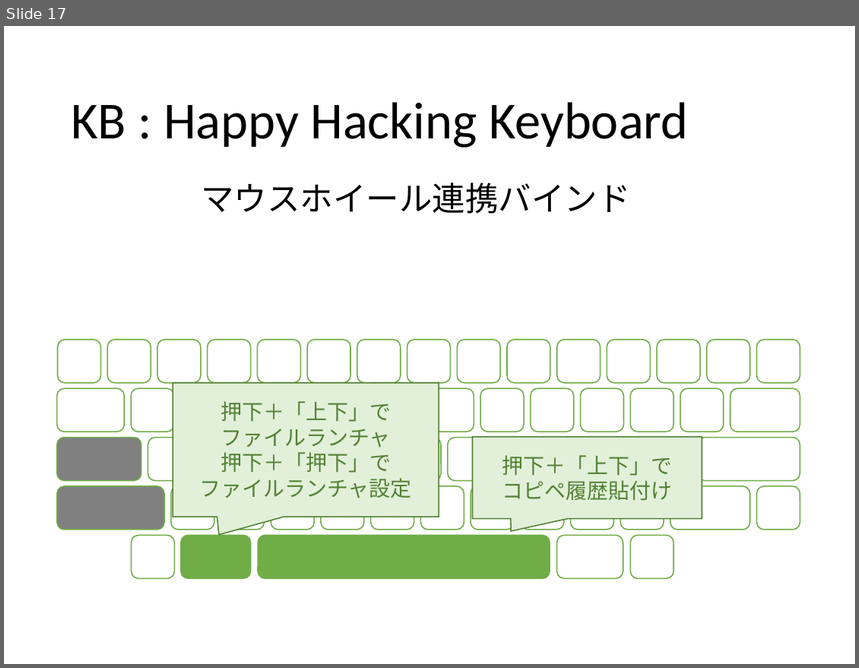
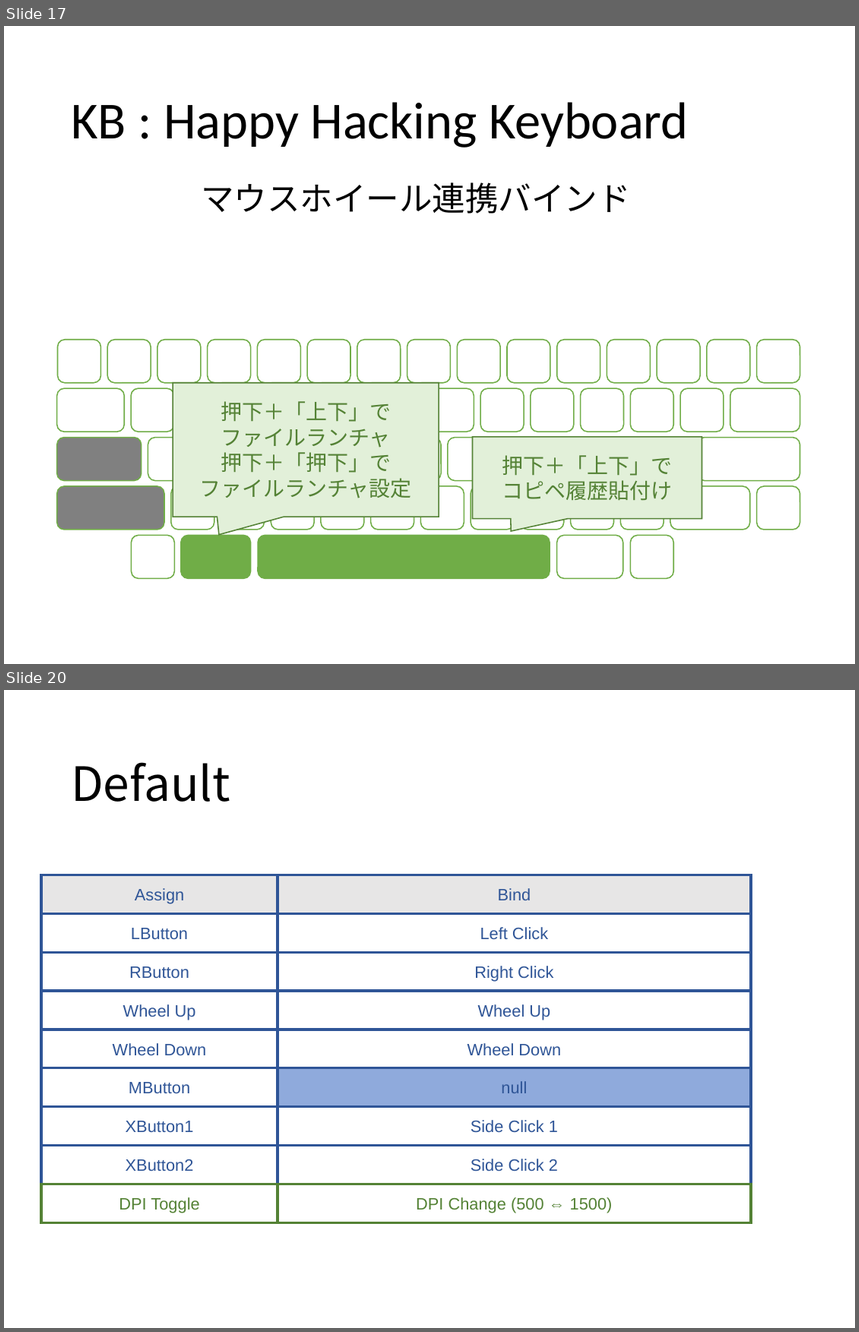
Before and after one commit to ittooo66/myAHK, a slide deck: MANUAL.pptx. Shown one above the other, each under a label of ours: slide 17 before the commit, slides 17 and 20 after it; the slides between them are not shown. The pictures are 859x668 and 859x1332 pixels, drawn with LibreOffice and Linux fonts; fonts in the diff are those of the drawing. Boxes give left, top, right and bottom in pixels: in the first picture for what was removed or moved away, otherwise in the second. Text is boxed around its words. In the diff, an @@ line names an element or a change of style, - is before the commit and + after.

```diff
--- a/MANUAL.pptx
+++ b/MANUAL.pptx
@@ slide 20 added at (4, 690, 855, 1328), background #FFFFFF @@
@@ title added at (71, 762, 230, 802), 40 pt, text #000000 @@
+Default
@@ rectangle added at (41, 875, 278, 913), fill #E7E6E6, outline #2F5597 2.25 pt, 14 pt, text #2F5597 @@
+Assign
@@ rectangle added at (278, 875, 751, 913), fill #E7E6E6, outline #2F5597 2.25 pt, 14 pt, text #2F5597 @@
+Bind
@@ rectangle added at (41, 914, 278, 952), fill #FFFFFF, outline #2F5597 2.25 pt, 14 pt, text #2F5597 @@
+LButton
@@ rectangle added at (278, 914, 751, 952), fill #FFFFFF, outline #2F5597 2.25 pt, 14 pt, text #2F5597 @@
+Left Click
@@ rectangle added at (41, 952, 278, 990), fill #FFFFFF, outline #2F5597 2.25 pt, 14 pt, text #2F5597 @@
+RButton
@@ rectangle added at (278, 952, 751, 990), fill #FFFFFF, outline #2F5597 2.25 pt, 14 pt, text #2F5597 @@
+Right Click
@@ rectangle added at (41, 991, 278, 1030), fill #FFFFFF, outline #2F5597 2.25 pt, 14 pt, text #2F5597 @@
+Wheel Up
@@ rectangle added at (278, 991, 751, 1030), fill #FFFFFF, outline #2F5597 2.25 pt, 14 pt, text #2F5597 @@
+Wheel Up
@@ rectangle added at (41, 1030, 278, 1068), fill #FFFFFF, outline #2F5597 2.25 pt, 14 pt, text #2F5597 @@
+Wheel Down
@@ rectangle added at (278, 1030, 751, 1068), fill #FFFFFF, outline #2F5597 2.25 pt, 14 pt, text #2F5597 @@
+Wheel Down
@@ rectangle added at (41, 1068, 278, 1106), fill #FFFFFF, outline #2F5597 2.25 pt, 14 pt, text #2F5597 @@
+MButton
@@ rectangle added at (278, 1068, 751, 1106), fill #8FAADC, outline #2F5597 2.25 pt, 14 pt, text #2F5597 @@
+null
@@ rectangle added at (41, 1107, 278, 1145), fill #FFFFFF, outline #2F5597 2.25 pt, 14 pt, text #2F5597 @@
+XButton1
@@ rectangle added at (278, 1107, 751, 1145), fill #FFFFFF, outline #2F5597 2.25 pt, 14 pt, text #2F5597 @@
+Side Click 1
@@ rectangle added at (41, 1145, 278, 1184), fill #FFFFFF, outline #2F5597 2.25 pt, 14 pt, text #2F5597 @@
+XButton2
@@ rectangle added at (278, 1145, 751, 1184), fill #FFFFFF, outline #2F5597 2.25 pt, 14 pt, text #2F5597 @@
+Side Click 2
@@ rectangle added at (41, 1185, 278, 1223), fill #FFFFFF, outline #548235 2.25 pt, 14 pt, text #548235 @@
+DPI Toggle
@@ rectangle added at (278, 1185, 751, 1223), fill #FFFFFF, outline #548235 2.25 pt, 14 pt, text #548235 @@
+DPI Change (500 ⇔ 1500)
```
Also in this commit, not shown: 6 slides changed, 5 other slides added, 5 slides removed, 2 other files.
